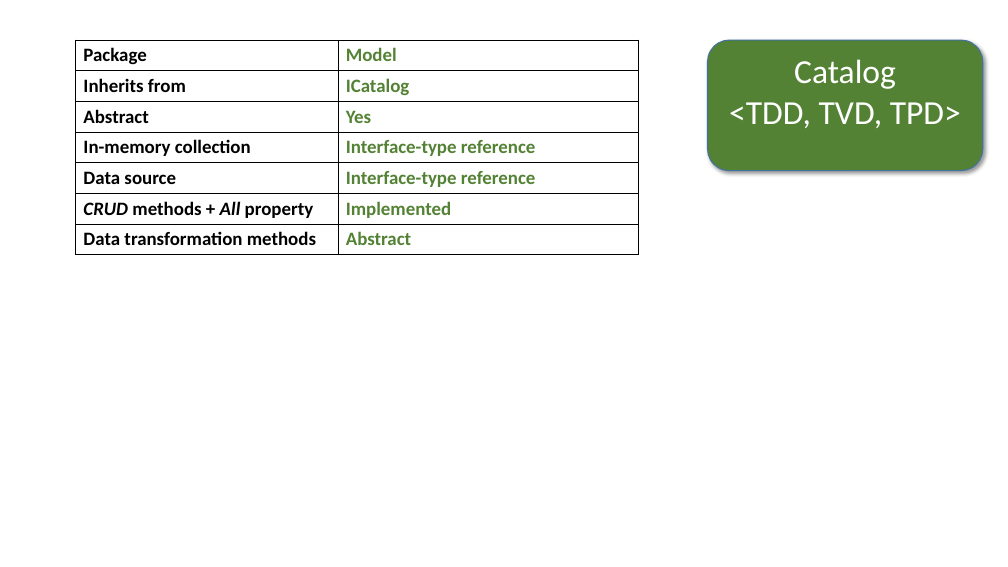
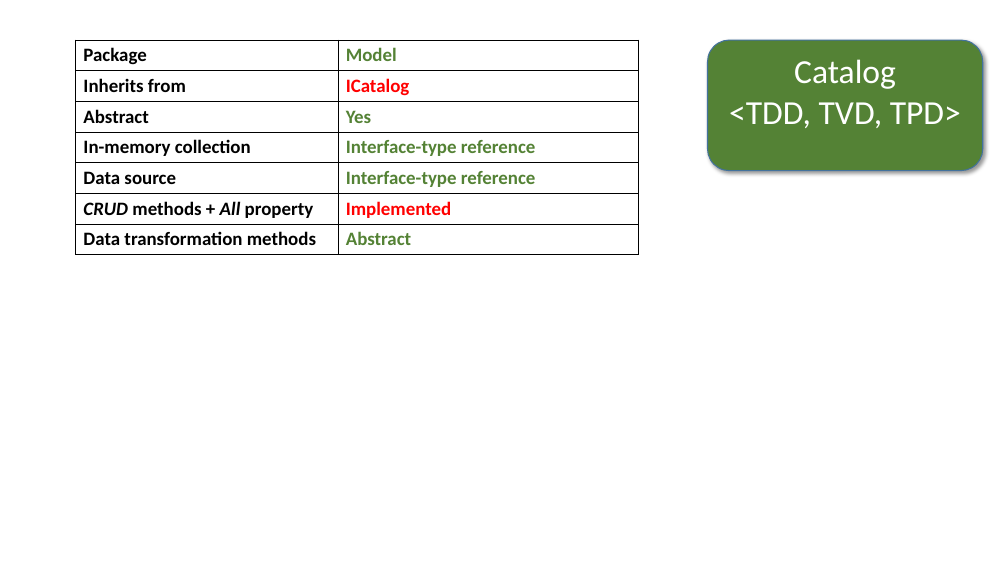
Before and after one commit to perl-easj/Teaching-materials, a slide deck: slide 239 of CSharpProgramming/Presentations/MVVMStarter/MVVMStarter2018 Class Library.pptx (slide 237 before the commit). Drawn at 1008x567 pixels with LibreOffice and Linux fonts; fonts in the diff are those of the drawing. Boxes give left, top, right and bottom in pixels: in the first picture for what was removed or moved away, otherwise in the second. Text is boxed around its words. In the diff, an @@ line names an element or a change of style, - is before the commit and + after.

```diff
--- a/CSharpProgramming/Presentations/MVVMStarter/MVVMStarter2018 Class Library.pptx
+++ b/CSharpProgramming/Presentations/MVVMStarter/MVVMStarter2018 Class Library.pptx
@@ table at box(76, 40, 638, 255) @@
@@ text colour #548235 to #FF0000 in "ICatalog", "Implemented" @@
```
Also in this commit, not shown: 20 other slides changed, 2 slides added.
